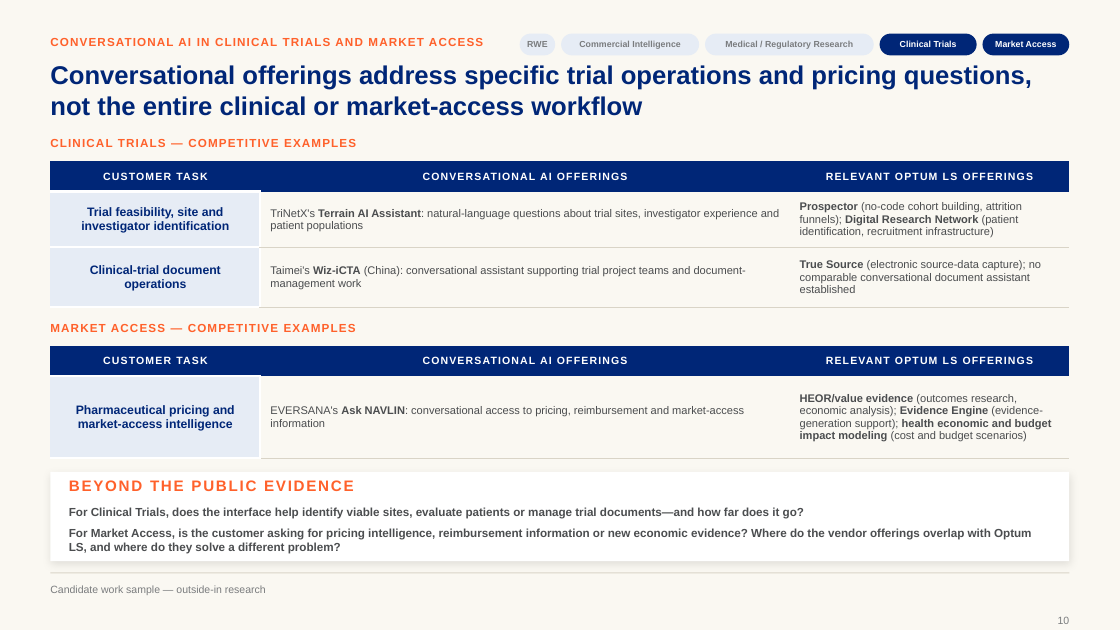
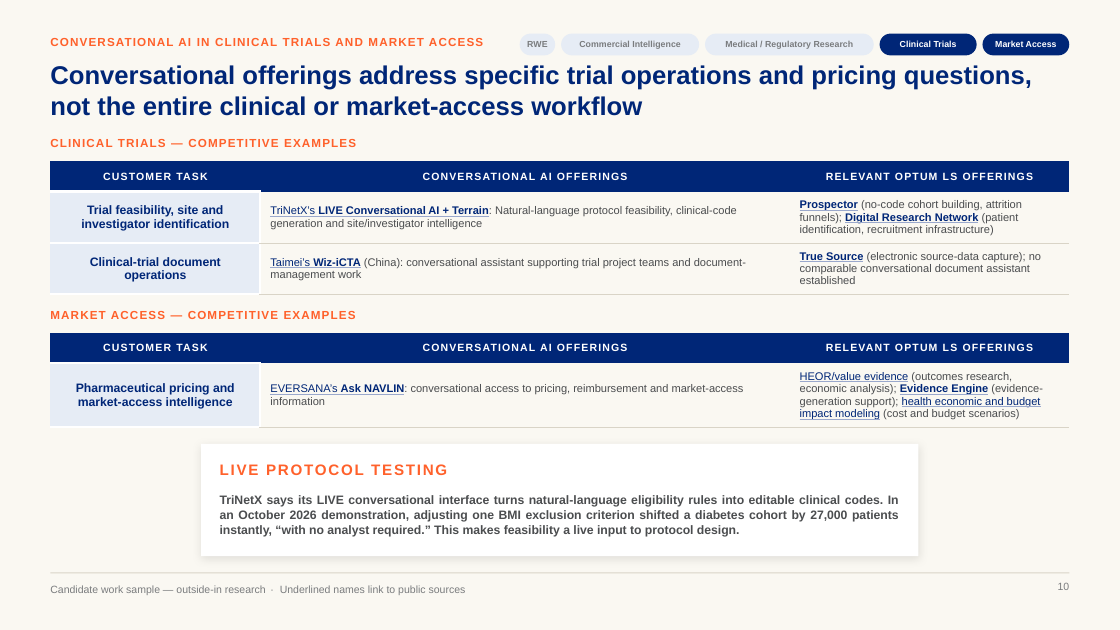
Before and after one commit to marinojt/test, a slide deck: slide 10 of deck/Optum-LS-Conversational-AI-sourced.pptx. Drawn at 1120x630 pixels with LibreOffice and Linux fonts; fonts in the diff are those of the drawing. Boxes give left, top, right and bottom in pixels: in the first picture for what was removed or moved away, otherwise in the second. Text is boxed around its words. In the diff, an @@ line names an element or a change of style, - is before the commit and + after.

```diff
--- a/deck/Optum-LS-Conversational-AI-sourced.pptx
+++ b/deck/Optum-LS-Conversational-AI-sourced.pptx
@@ table at (50,161,1070,294) @@
-row 2, column 2: TriNetX's Terrain AI Assistant: natural-language questions about trial sites, investigator experience and patient populations
+row 2, column 2: TriNetX’s LIVE Conversational AI + Terrain: Natural-language protocol feasibility, clinical-code generation and site/investigator intelligence
-row 3, column 2: Taimei's Wiz-iCTA (China): conversational assistant supporting trial project teams and document-management work
+row 3, column 2: Taimei’s Wiz-iCTA (China): conversational assistant supporting trial project teams and document-management work
@@ text colour #4B4D4F to #002677, underline on in "Prospector Digital Research Network", "True Source" @@
@@ text "MARKET ACCESS — COMPETITIVE EXAMPLES": place and size @@
-text "MARKET ACCESS — COMPETITIVE EXAMPLES" at (50,324,356,332)
+text "MARKET ACCESS — COMPETITIVE EXAMPLES" at (50,311,356,319)
@@ table at (50,333,1070,427) @@
-row 2, column 2: EVERSANA's Ask NAVLIN: conversational access to pricing, reimbursement and market-access information
+row 2, column 2: EVERSANA’s Ask NAVLIN: conversational access to pricing, reimbursement and market-access information
@@ text colour #4B4D4F to #002677, underline on in "HEOR/value evidence Evidence Engine health economic and ..." @@
@@ bold off in "HEOR/value evidence health economic and budget impact ..." @@
@@ table: place and size @@
-table at (50,346,1070,459)
+table at (50,333,1070,427)
@@ rectangle: place and size @@
-rectangle at (50,472,1070,561)
+rectangle at (202,444,919,556)
@@ text at (69,480,354,491): text changed @@
-BEYOND THE PUBLIC EVIDENCE
+LIVE PROTOCOL TESTING
@@ text at (220,495,899,537): text changed; size 10 to 10.5 pt @@
-For Clinical Trials, does the interface help identify viable sites, evaluate patients or manage trial documents—and how far does it go?
-For Market Access, is the customer asking for pricing intelligence, reimbursement information or new economic evidence? Where do the vendor offerings overlap with Optum LS, and where do they solve a different problem?
+TriNetX says its LIVE conversational interface turns natural-language eligibility rules into editable clinical codes. In an October 2026 demonstration, adjusting one BMI exclusion criterion shifted a diabetes cohort by 27,000 patients instantly, “with no analyst required.” This makes feasibility a live input to protocol design.
@@ text added at (280,585,466,595), 9 pt, text #7A7C7E @@
+· Underlined names link to public sources
@@ page number: place and size @@
-page number at (1058,617,1070,624)
+page number at (1058,583,1070,590)
```
Also in this commit, not shown: 10 other slides changed, 1 slide removed, 12 other files.
